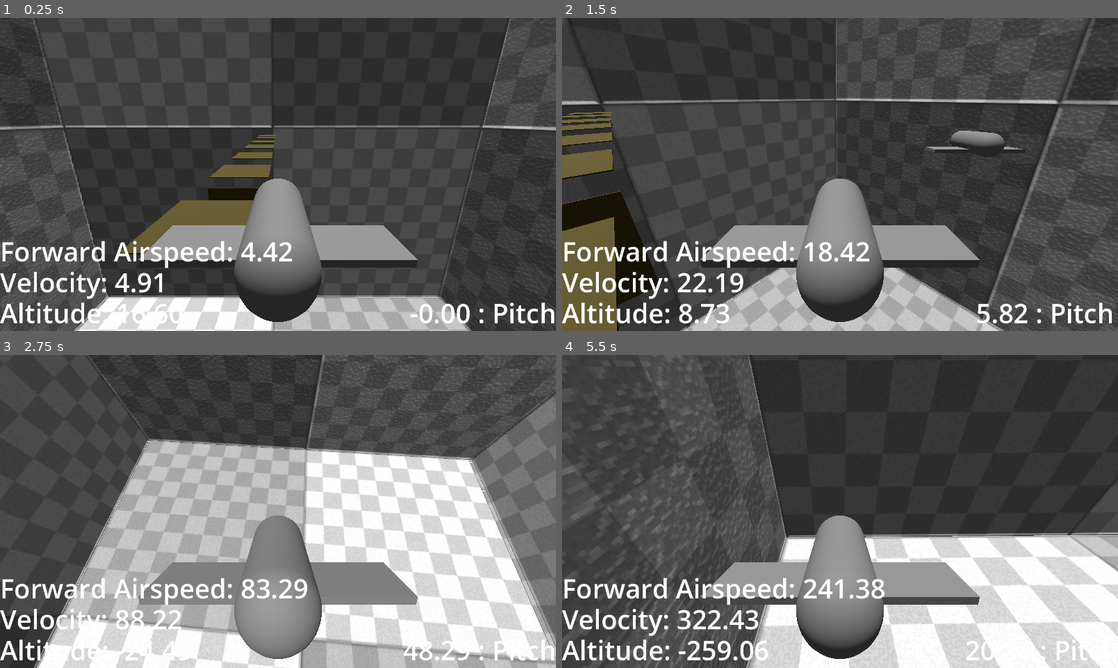
Above: before the commit, frames 1-4 (two rows, left to right).
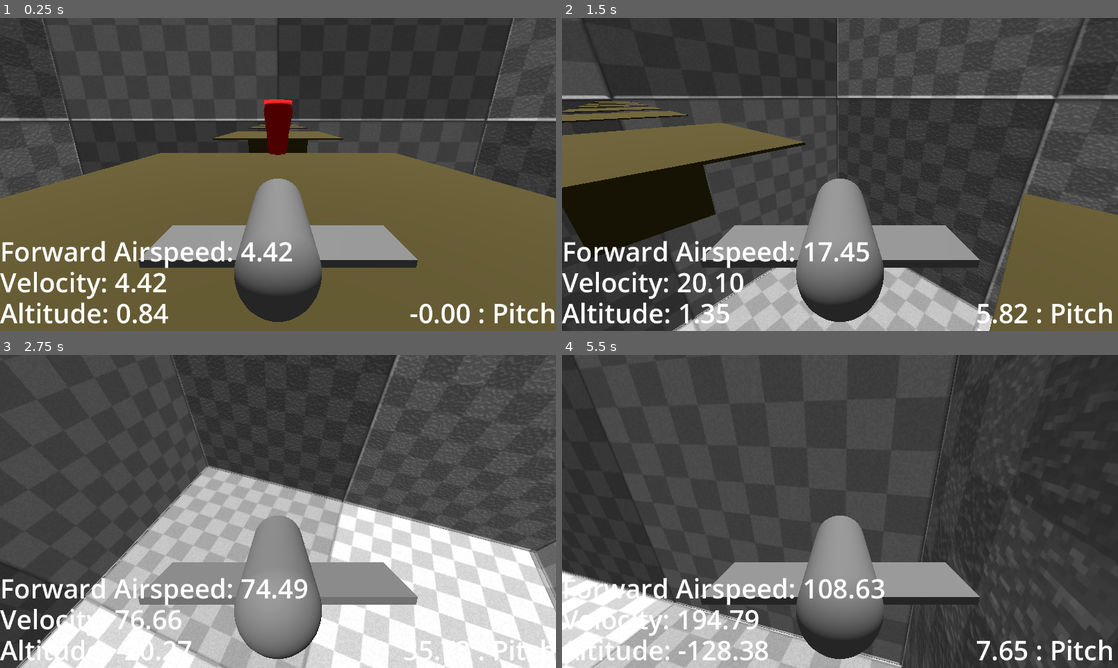
Above: after the commit, the same moments.

Repository: BeegFloppa15/Project_Airdrifter
Game: Godot game, scene res://Scenes/Levels/testing_scene_1.tscn
Two runs of this game, one before a commit and one after it. Both use one fixed random seed, a clock stepped at 60 frames per second and the inputs below. Before the commit the project starts from res://testing_scene_1.tscn.
Inputs:
- Up to frame 1 (0.25 s): no input
- Up to frame 2 (1.5 s): hold D (bank_right) 0.53-1.28 s; hold W (pitch_down) from 1.28 s (still down)
- Up to frame 3 (2.75 s): release W (pitch_down) at 2.03 s; hold D (bank_right) from 2.03 s (still down)
- Up to frame 4 (5.5 s): release D (bank_right) at 2.78 s; hold S (pitch_up) 2.78-3.53 s; hold A (bank_left) 3.53-5.03 s; hold W (pitch_down) from 5.03 s (still down)

The runs differ from the first frame. In frame 1, 43% of the frame differs, in the area x 0-100%, y 0-100%; in frame 2, 27%; in frame 3, 37%; in frame 4, 34%.

Commit message:
Created Wind Area node with script, wind areas have an effect on the glider

Diff:
--- /dev/null
+++ b/airdrifter-v1/Materials/Debug_Cloth_Red.tres
@@ -0,0 +1,5 @@
+[gd_resource type="StandardMaterial3D" format=3 uid="uid://je3rbvgqmbs1"]
+
+[resource]
+cull_mode = 2
+albedo_color = Color(1, 0, 0, 1)
--- a/airdrifter-v1/testing_scene_1.tscn
+++ b/airdrifter-v1/Scenes/Levels/testing_scene_1.tscn
@@ -1,9 +1,10 @@
-[gd_scene load_steps=10 format=3 uid="uid://dp4pv4tev41gr"]
-
-[ext_resource type="PackedScene" uid="uid://daa4md30g68ha" path="res://Gliders/glider_v_1.tscn" id="1_pr04o"]
-[ext_resource type="Material" uid="uid://bhf6anoy7ga0a" path="res://Materials/GridBox.tres" id="2_5fhe2"]
-[ext_resource type="Script" uid="uid://d0gthejuvixfb" path="res://debug_ui.gd" id="2_7hcdr"]
-[ext_resource type="PackedScene" uid="uid://0a23uy3u3iee" path="res://Gliders/glider_v_2.tscn" id="4_nvn2u"]
+[gd_scene load_steps=12 format=3 uid="uid://dp4pv4tev41gr"]
+
+[ext_resource type="PackedScene" uid="uid://daa4md30g68ha" path="res://Gliders/glider_v_1.tscn" id="1_ub46j"]
+[ext_resource type="PackedScene" uid="uid://0a23uy3u3iee" path="res://Gliders/glider_v_2.tscn" id="2_hi084"]
+[ext_resource type="Script" uid="uid://d0gthejuvixfb" path="res://debug_ui.gd" id="3_dmsko"]
+[ext_resource type="Material" uid="uid://bhf6anoy7ga0a" path="res://Materials/GridBox.tres" id="4_1m6sy"]
+[ext_resource type="PackedScene" uid="uid://b7q3mc7feqq3s" path="res://Scenes/wind_area.tscn" id="5_hi084"]
 
 [sub_resource type="StandardMaterial3D" id="StandardMaterial3D_pr04o"]
 albedo_color = Color(0.37, 0.32782, 0.1591, 1)
@@ -18,25 +19,24 @@
 [sub_resource type="Environment" id="Environment_pr04o"]
 
 [sub_resource type="BoxMesh" id="BoxMesh_7hcdr"]
-material = ExtResource("2_5fhe2")
+material = ExtResource("4_1m6sy")
 flip_faces = true
 size = Vector3(1000, 1000, 1000)
 
+[sub_resource type="BoxShape3D" id="BoxShape3D_dmsko"]
+size = Vector3(20, 4, 18)
+
 [node name="Testing Scene 1" type="Node"]
 
 [node name="Camera3D" type="Camera3D" parent="."]
 transform = Transform3D(-1, -1.69879e-08, 8.57563e-08, 2.26267e-08, 0.89722, 0.441584, -8.44439e-08, 0.441584, -0.89722, -15.2671, 26.0978, -12.671)
 
-[node name="Glider V1" parent="." instance=ExtResource("1_pr04o")]
-transform = Transform3D(1, -2.98023e-08, 0, 2.98023e-08, 1, 0, -1.77636e-15, 0, 1, -13, 16.8696, 1)
+[node name="Glider V1" parent="." instance=ExtResource("1_ub46j")]
+transform = Transform3D(1, -2.98023e-08, 0, 2.98023e-08, 1, 0, -1.77636e-15, 0, 1, 0, 0.8696, -5)
 linear_damp = 0.5
 use_this_cam = true
 
-[node name="Glider V3" parent="." instance=ExtResource("1_pr04o")]
-transform = Transform3D(1, -2.98023e-08, 0, 2.98023e-08, 1, 0, -1.77636e-15, 0, 1, -22, 16.8696, 1)
-linear_damp = 0.5
-
-[node name="Glider V2" parent="." instance=ExtResource("4_nvn2u")]
+[node name="Glider V2" parent="." instance=ExtResource("2_hi084")]
 transform = Transform3D(1, 0, 0, 0, 1, 0, 0, 0, 1, 3, 18, 0)
 
 [node name="DirectionalLight3D" type="DirectionalLight3D" parent="."]
@@ -230,3 +230,15 @@
 [node name="World Cube6" type="MeshInstance3D" parent="."]
 transform = Transform3D(1, 0, 0, 0, 1, 0, 0, 0, 1, -999, 0, 997)
 mesh = SubResource("BoxMesh_7hcdr")
+
+[node name="Wind Area" parent="." instance=ExtResource("5_hi084")]
+transform = Transform3D(1, 0, 0, 0, 1, 0, 0, 0, 1, 0, 3, 0)
+wind_force_magnitude = 100.0
+wind_source_path = NodePath("Marker3D")
+
+[node name="CollisionShape3D" type="CollisionShape3D" parent="Wind Area"]
+transform = Transform3D(1, 0, 0, 0, 1, 0, 0, 0, 1, 0, -1, 0)
+shape = SubResource("BoxShape3D_dmsko")
+
+[node name="Marker3D" type="Marker3D" parent="Wind Area"]
+transform = Transform3D(1, 0, 0, 0, -5.96046e-08, -1, 0, 1, -8.9407e-08, -5, 0, 0)
--- a/airdrifter-v1/testing_scene_2_wind.tscn
+++ b/airdrifter-v1/Scenes/Levels/testing_scene_2_wind.tscn
@@ -1,18 +1,20 @@
-[gd_scene load_steps=4 format=3 uid="uid://dea40058w1g6m"]
+[gd_scene load_steps=6 format=3 uid="uid://dea40058w1g6m"]
 
-[sub_resource type="StandardMaterial3D" id="StandardMaterial3D_h6064"]
-cull_mode = 2
-albedo_color = Color(1, 0, 0, 1)
+[ext_resource type="Material" uid="uid://je3rbvgqmbs1" path="res://Materials/Debug_Cloth_Red.tres" id="1_nrpx1"]
+[ext_resource type="PackedScene" uid="uid://b7q3mc7feqq3s" path="res://Scenes/wind_area.tscn" id="2_44e73"]
 
 [sub_resource type="PlaneMesh" id="PlaneMesh_h6064"]
 lightmap_size_hint = Vector2i(4, 27)
-material = SubResource("StandardMaterial3D_h6064")
+material = ExtResource("1_nrpx1")
 size = Vector2(1.985, 5)
 subdivide_width = 20
 subdivide_depth = 50
 
 [sub_resource type="BoxShape3D" id="BoxShape3D_h6064"]
 size = Vector3(8, 5, 13)
+
+[sub_resource type="CylinderShape3D" id="CylinderShape3D_3lx50"]
+radius = 4.0
 
 [node name="Testing Scene 2 Wind" type="Node"]
 
@@ -64,12 +66,12 @@
 attachments/5/offset = Vector3(0, 0, 0)
 
 [node name="Camera3D" type="Camera3D" parent="."]
-transform = Transform3D(0.707107, -0.353553, 0.612373, 0, 0.866026, 0.5, -0.707107, -0.353553, 0.612373, 5, 4, 2)
+transform = Transform3D(0.999799, -0.012536, 0.0156768, 0, 0.781003, 0.624528, -0.0200727, -0.624403, 0.780845, -3.29935, 7.06252, 7.86268)
 current = true
 size = 13.0
 
 [node name="Wind Source" type="Marker3D" parent="."]
-transform = Transform3D(-0.688354, -0.351668, 0.634427, 0, 0.87462, 0.48481, -0.725374, 0.333721, -0.602048, 5, 0, -2)
+transform = Transform3D(-0.760405, -0.314859, 0.56802, 0, 0.87462, 0.48481, -0.649448, 0.368652, -0.665066, 5, 0, -2)
 gizmo_extents = 1.0
 
 [node name="Area3D" type="Area3D" parent="."]
@@ -87,3 +89,16 @@
 
 [node name="DirectionalLight3D" type="DirectionalLight3D" parent="."]
 transform = Transform3D(1, 0, 0, 0, 0.965926, 0.258819, 0, -0.258819, 0.965926, -19, 2, 0)
+
+[node name="Wind Area" parent="." instance=ExtResource("2_44e73")]
+transform = Transform3D(1, 0, 0, 0, 1, 0, 0, 0, 1, -10, 0, 0)
+wind_force_magnitude = 5.094
+wind_source_path = NodePath("Marker3D")
+
+[node name="CollisionShape3D" type="CollisionShape3D" parent="Wind Area"]
+shape = SubResource("CylinderShape3D_3lx50")
+
+[node name="Marker3D" type="Marker3D" parent="Wind Area"]
+transform = Transform3D(0.5, 0.324419, 0.802965, 0, 0.927184, -0.374607, -0.866025, 0.187303, 0.463592, 2, 0, 0)
+
+[node name="StaticBody3D" type="StaticBody3D" parent="."]
--- /dev/null
+++ b/airdrifter-v1/Scenes/wind_area.gd
@@ -0,0 +1,39 @@
+extends Area3D
+
+# Will match the wind direction of the area
+var wind_direction: Vector3
+# A reference to the player's glider, which will be initialized when it enters the area for the first time
+var player_glider: ElytraGlider
+# If true, a windsock will appear and indicate wind direction
+@export var debug_cloth: bool = true
+
+func _ready() -> void:
+	# By default, physics process will be deactivated.
+	set_physics_process(false)
+
+	var wind_marker = get_node(wind_source_path)
+
+	# Rotating a unit vector to point in the -Z direction of the wind marker
+	wind_direction = Vector3(0, 0, 1).rotated(Vector3(0, 1, 0), wind_marker.rotation.y).rotated(Vector3(1, 0, 0), wind_marker.rotation.x)
+	wind_direction *= -1.0
+
+	if !debug_cloth:
+		$Debug_Cloth.queue_free()
+
+# By default, physics process is inactive.
+# When the Glider enters the area, phys_process activates, and a force is put on the glider
+# When the Glider leaves the area, phys_process deactivates, and the force no longer is applied
+#func _physics_process(delta: float) -> void:
+	#if player_glider == null:
+		#return
+
+
+func _on_body_entered(body: Node3D) -> void:
+	if body is ElytraGlider:
+		player_glider = body
+		player_glider.add_constant_central_force(wind_direction * wind_force_magnitude)
+
+
+func _on_body_exited(body: Node3D) -> void:
+	if body == player_glider:
+		player_glider.constant_force = Vector3(0,0,0)
--- /dev/null
+++ b/airdrifter-v1/Scenes/wind_area.tscn
@@ -0,0 +1,34 @@
+[gd_scene load_steps=5 format=3 uid="uid://b7q3mc7feqq3s"]
+
+[ext_resource type="Script" uid="uid://d1k0tmx72gybb" path="res://Scenes/wind_area.gd" id="1_ajvy3"]
+
+[sub_resource type="Curve" id="Curve_gt5j3"]
+_data = [Vector2(0, 1), 0.0, 0.0, 0, 0, Vector2(1, 0.602418), -0.59175, 0.0, 0, 0]
+point_count = 2
+
+[sub_resource type="StandardMaterial3D" id="StandardMaterial3D_ajvy3"]
+albedo_color = Color(1, 0, 0, 1)
+
+[sub_resource type="TubeTrailMesh" id="TubeTrailMesh_6i2bm"]
+material = SubResource("StandardMaterial3D_ajvy3")
+radial_steps = 14
+sections = 9
+section_length = 0.225
+section_rings = 1
+curve = SubResource("Curve_gt5j3")
+
+[node name="Wind Area" type="Area3D"]
+script = ExtResource("1_ajvy3")
+
+[node name="Debug_Cloth" type="SoftBody3D" parent="."]
+transform = Transform3D(1, 0, 0, 0, 1, 0, 0, 0, 1, 0, -1, 0)
+mesh = SubResource("TubeTrailMesh_6i2bm")
+total_mass = 2.01
+linear_stiffness = 0.15
+pinned_points = [150]
+attachments/0/point_index = 150
+attachments/0/spatial_attachment_path = NodePath("")
+attachments/0/offset = Vector3(0, 0, 0)
+
+[connection signal="body_entered" from="." to="." method="_on_body_entered"]
+[connection signal="body_exited" from="." to="." method="_on_body_exited"]
--- a/airdrifter-v1/Scripts/Elytra_Glider.gd
+++ b/airdrifter-v1/Scripts/Elytra_Glider.gd
@@ -1,4 +1,5 @@
 extends RigidBody3D
+class_name ElytraGlider
 
 @export var use_this_cam: bool = false
 @export var rotation_rate: float = 50
Not shown: 1 places in airdrifter-v1/Scenes/Levels/testing_scene_1.tscn that only renumber resources
Not shown, added: airdrifter-v1/Scenes/wind_area.gd.uid
